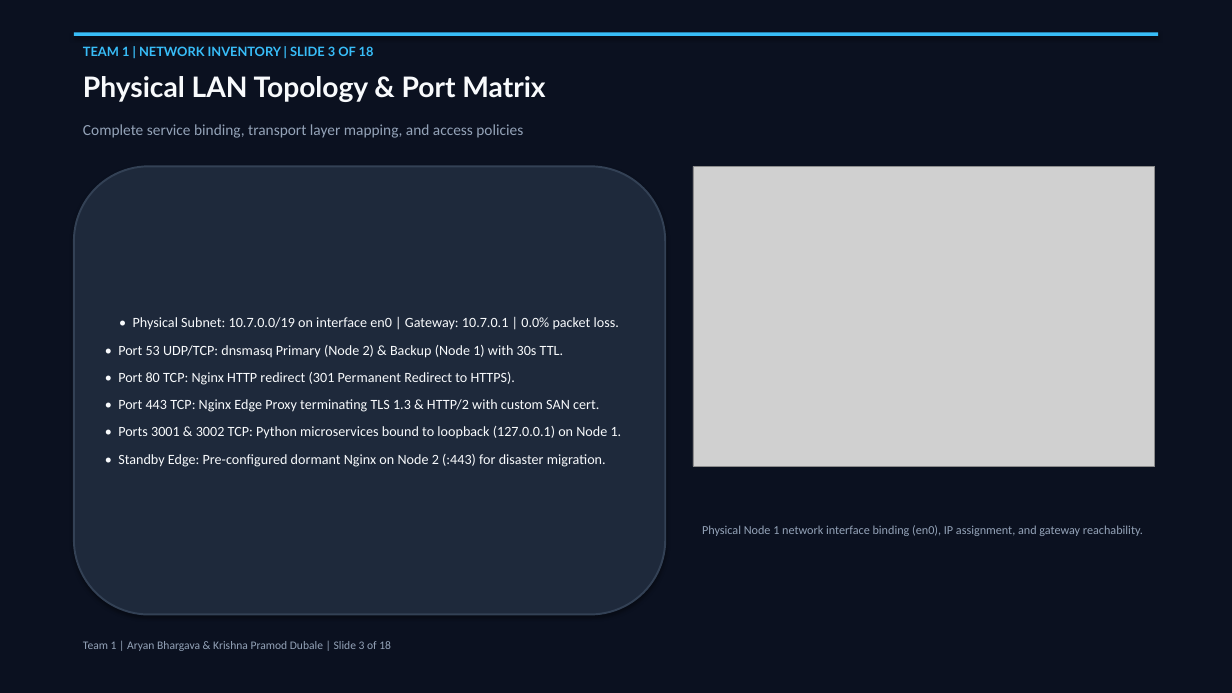
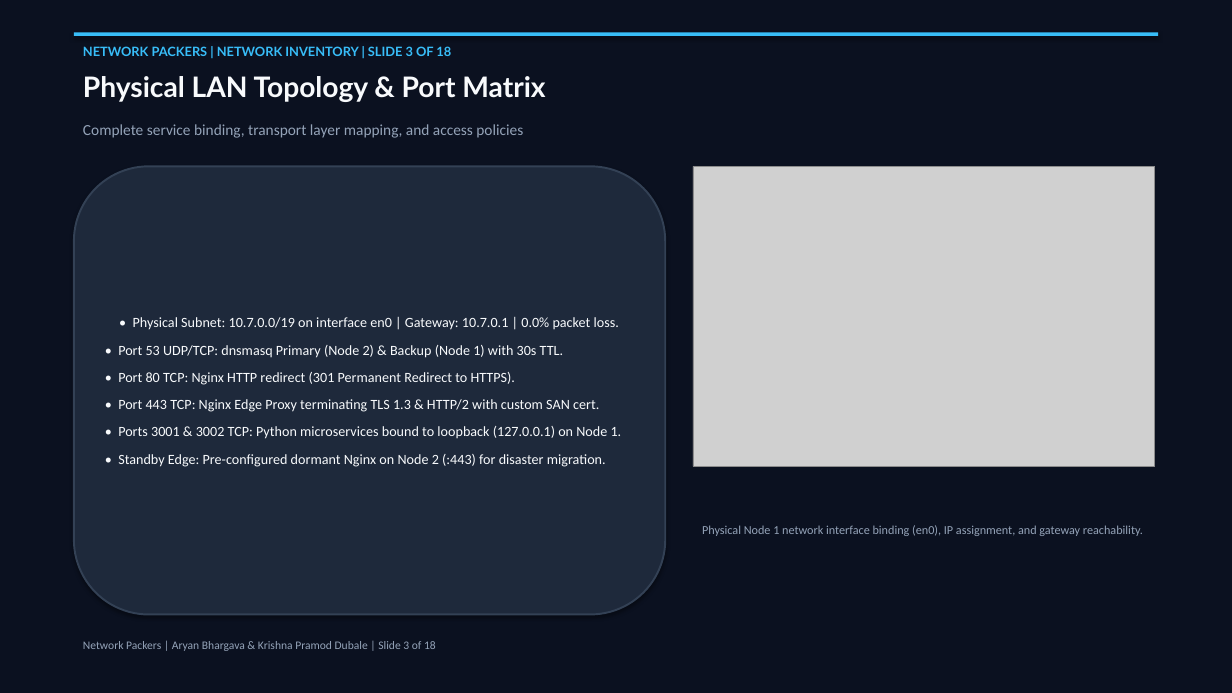
Before and after one commit to sanath-2512/Computer_Network, a slide deck: slide 3 of docs/Phase2_Final_Presentation_Team1.pptx. Drawn at 1232x693 pixels with LibreOffice and Linux fonts; fonts in the diff are those of the drawing; grey boxes stand for pictures. Boxes give left, top, right and bottom in pixels: in the first picture for what was removed or moved away, otherwise in the second. Text is boxed around its words. In the diff, an @@ line names an element or a change of style, - is before the commit and + after.

Commit message:
docs: update team branding to Network Packers across presentation and reports

```diff
--- a/docs/Phase2_Final_Presentation_Team1.pptx
+++ b/docs/Phase2_Final_Presentation_Team1.pptx
@@ text at <box>83,46,451,56</box>: text changed @@
-TEAM 1 | NETWORK INVENTORY | SLIDE 3 OF 18
+NETWORK PACKERS | NETWORK INVENTORY | SLIDE 3 OF 18
@@ text at <box>83,641,436,651</box>: text changed @@
-Team 1 | Aryan Bhargava & Krishna Pramod Dubale | Slide 3 of 18
+Network Packers | Aryan Bhargava & Krishna Pramod Dubale | Slide 3 of 18
```
Also in this commit, not shown: 17 other slides changed, 5 other files.
